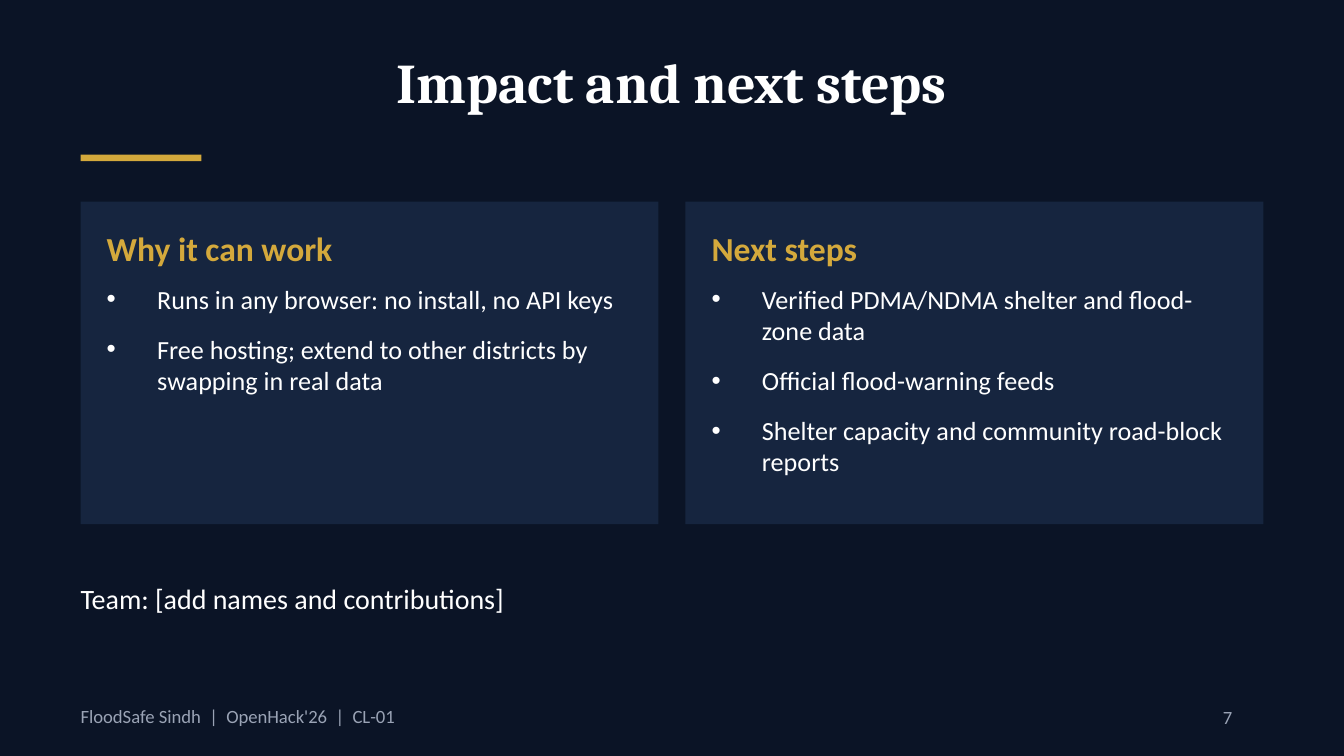
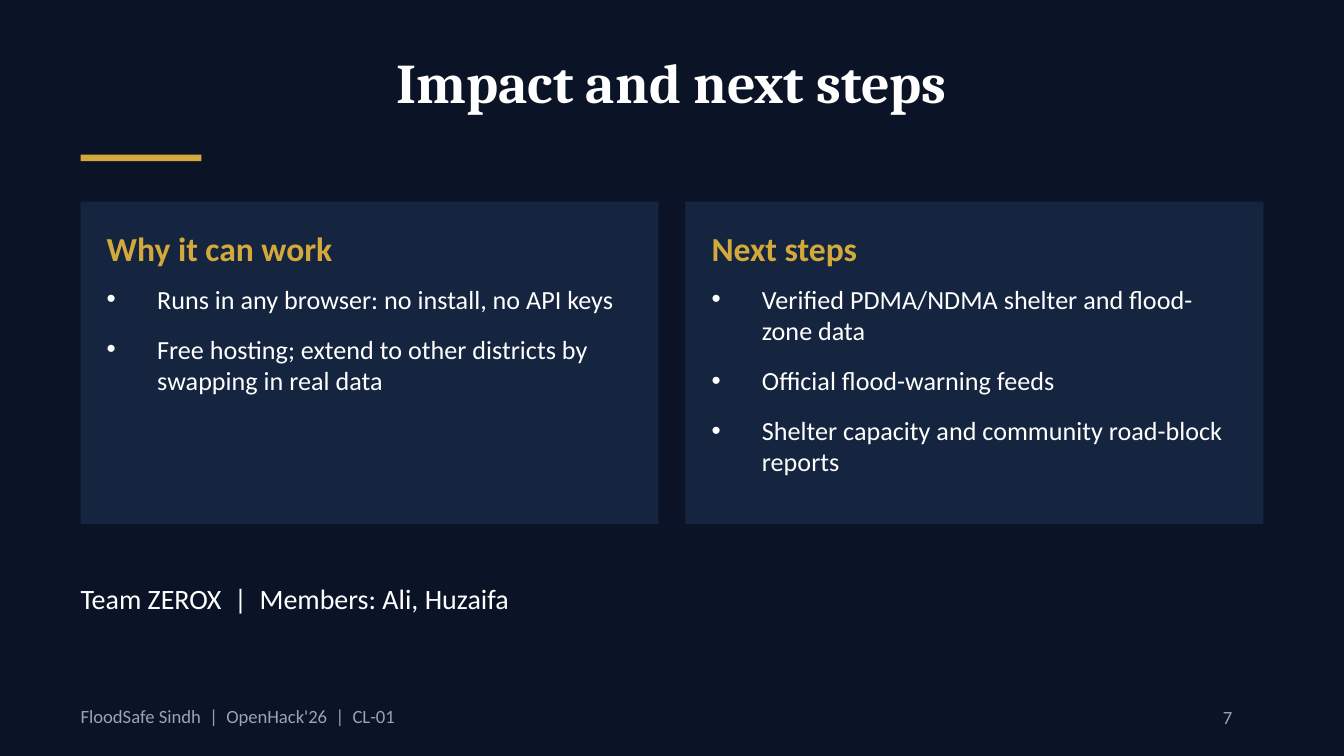
Before and after one commit to Real-tech-ui/floodsafe-Sindh, a slide deck: slide 7 of FloodSafe_Sindh_OpenHack26.pptx. Drawn at 1344x756 pixels with LibreOffice and Linux fonts; fonts in the diff are those of the drawing. Boxes give left, top, right and bottom in pixels: in the first picture for what was removed or moved away, otherwise in the second. Text is boxed around its words. In the diff, an @@ line names an element or a change of style, - is before the commit and + after.

```diff
--- a/FloodSafe_Sindh_OpenHack26.pptx
+++ b/FloodSafe_Sindh_OpenHack26.pptx
@@ text at (x1=81, y1=589, x2=509, y2=613): text changed @@
-Team: [add names and contributions]
+Team ZEROX | Members: Ali, Huzaifa
```
Also in this commit, not shown: 2 other slides changed.
